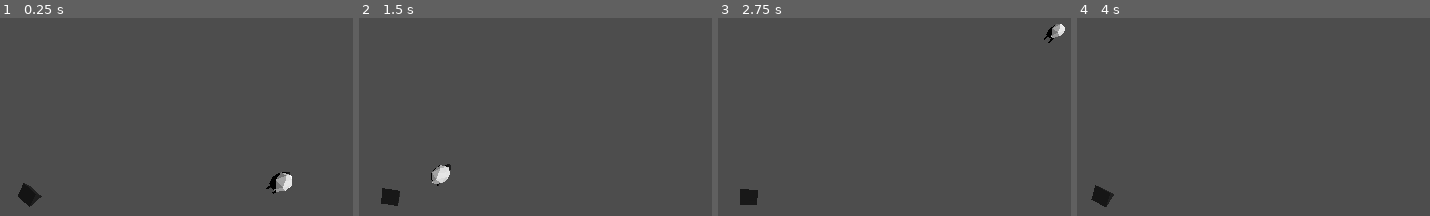
Above: before the commit, frames 1-4 (left to right).
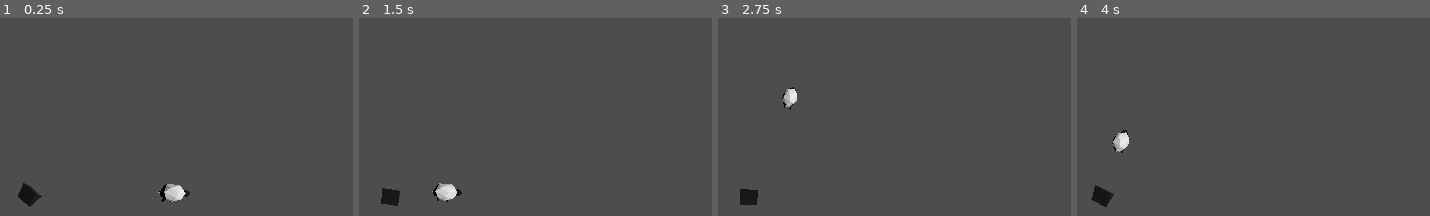
Above: after the commit, the same moments.

Repository: thygrrr/minijam-2023-11
Game: Godot game, scene res://game-moritz.tscn
The game is run twice, just before and just after one commit, with the same random seed, the same clock (stepped at 60 frames per second) and the same inputs.
Inputs:
- Up to frame 1 (0.25 s): no input
- Up to frame 2 (1.5 s): hold D (right) 0.53-1.28 s; hold S (down) from 1.28 s (still down)
- Up to frame 3 (2.75 s): release S (down) at 2.03 s; hold D (right) from 2.03 s (still down)
- Up to frame 4 (4 s): release D (right) at 2.78 s; hold W (up) 2.78-3.53 s; hold A (left) from 3.53 s (still down)

The runs differ from the first frame. In frame 1, 1.1% of the frame differs, in the area x 44-83%, y 77-93%; in frame 2, 0.9%; in frame 3, 0.6%; in frame 4, 0.4%.

Commit message:
sheep evasion for real

Diff:
--- a/actors/dog.tscn
+++ b/actors/dog.tscn
@@ -1,12 +1,9 @@
-[gd_scene load_steps=8 format=3 uid="uid://c2pjx8xhnvbdk"]
+[gd_scene load_steps=7 format=3 uid="uid://c2pjx8xhnvbdk"]
 
 [ext_resource type="Material" uid="uid://bd2yiewuf2dcc" path="res://actors/dog-material.tres" id="1_2afv6"]
 [ext_resource type="Script" path="res://code/KinematicController.gd" id="1_30yob"]
 [ext_resource type="PackedScene" uid="uid://bx418t4qbicbr" path="res://camera/camera-rig.tscn" id="1_sbolm"]
 [ext_resource type="Script" path="res://code/SmoothRemoteTransform.gd" id="3_hhv7b"]
-
-[sub_resource type="SphereShape3D" id="SphereShape3D_7nbuy"]
-radius = 6.0
 
 [sub_resource type="PrismMesh" id="PrismMesh_b6brc"]
 
@@ -32,12 +29,8 @@
 script = ExtResource("3_hhv7b")
 target = NodePath("../Dog Character Mesh")
 
-[node name="Dog Infuence Area" type="Area3D" parent="Dog Controller"]
-
-[node name="CollisionShape3D" type="CollisionShape3D" parent="Dog Controller/Dog Infuence Area"]
-shape = SubResource("SphereShape3D_7nbuy")
-
 [node name="Dog Character Mesh" type="MeshInstance3D" parent="Dog Controller"]
+top_level = true
 mesh = SubResource("PrismMesh_b6brc")
 skeleton = NodePath("../..")
 surface_material_override/0 = ExtResource("1_2afv6")
--- a/actors/sheep.tscn
+++ b/actors/sheep.tscn
@@ -1,24 +1,35 @@
-[gd_scene load_steps=5 format=3 uid="uid://cf1r412lc4j4y"]
+[gd_scene load_steps=6 format=3 uid="uid://cf1r412lc4j4y"]
 
 [ext_resource type="PackedScene" uid="uid://csa04bbxl75xp" path="res://actors/SM_Sheep.glb" id="1_0vio2"]
 [ext_resource type="Script" path="res://code/Sheep.gd" id="1_ycmc6"]
+[ext_resource type="Script" path="res://code/SmoothRemoteTransform.gd" id="3_v3xaa"]
 
 [sub_resource type="SphereShape3D" id="SphereShape3D_bx7et"]
 
 [sub_resource type="SphereShape3D" id="SphereShape3D_j67cp"]
-radius = 5.0
+radius = 10.0
 
 [node name="Sheep" type="RigidBody3D"]
 top_level = true
 lock_rotation = true
+linear_damp = 1.0
+angular_damp = 1.0
 script = ExtResource("1_ycmc6")
+move_speed = 75.0
+
+[node name="SmoothRemoteTransform3D" type="Node3D" parent="." node_paths=PackedStringArray("target")]
+script = ExtResource("3_v3xaa")
+target = NodePath("../Sheep Mesh")
+angular_smooth_time = 0.01
 
 [node name="CollisionShape3D" type="CollisionShape3D" parent="."]
 shape = SubResource("SphereShape3D_bx7et")
 
 [node name="Sheep Mesh" type="Node3D" parent="."]
+top_level = true
 
 [node name="SM_Sheep" parent="Sheep Mesh" instance=ExtResource("1_0vio2")]
+transform = Transform3D(-4.37114e-08, 0, -1, 0, 1, 0, 1, 0, -4.37114e-08, 0, 0, 0)
 
 [node name="Area3D" type="Area3D" parent="."]
 
--- a/code/Sheep.gd
+++ b/code/Sheep.gd
@@ -3,15 +3,19 @@
 var dog : Node3D
 var mirrored : bool
 
+var move_force : Vector3 = Vector3.ZERO
 var move_direction : Vector3 = Vector3.ZERO
-@export var move_speed : float = 1
+@export var move_speed : float = 20
+@onready var smoothed_transform : Node3D = $SmoothRemoteTransform3D
 
 func _physics_process(delta):
 	if dog:
 		chase_or_flee()
 	else:
 		move_direction = Vector3.ZERO
-	add_constant_central_force(move_direction * move_speed)
+
+	smoothed_transform.look_at(smoothed_transform.global_position - move_direction, Vector3.UP)
+	constant_force = move_force * move_speed
 
 
 
@@ -19,12 +23,17 @@
 	var direction : Vector3 = (self.global_position - dog.global_position)
 	if mirrored:
 		direction *= -1
-
 	move_direction = direction.normalized()
+	var magnitude = direction.length()
+	move_force = direction.normalized() / magnitude
 
 func _on_area_3d_body_entered(body):
+	print("Body entered")
+
 	if body.name == "Dog Controller":
 		dog = body
 
 func _on_area_3d_body_exited(body):
-	dog = null
+	print("Body exited")
+	if body.name == "Dog Controller":
+		dog = null
--- a/project.godot
+++ b/project.godot
@@ -65,3 +65,7 @@
 , Object(InputEventKey,"resource_local_to_scene":false,"resource_name":"","device":0,"window_id":0,"alt_pressed":false,"shift_pressed":false,"ctrl_pressed":false,"meta_pressed":false,"pressed":false,"keycode":0,"physical_keycode":4194321,"key_label":0,"unicode":0,"echo":false,"script":null)
 ]
 }
+
+[physics]
+
+3d/default_linear_damp=1.0
